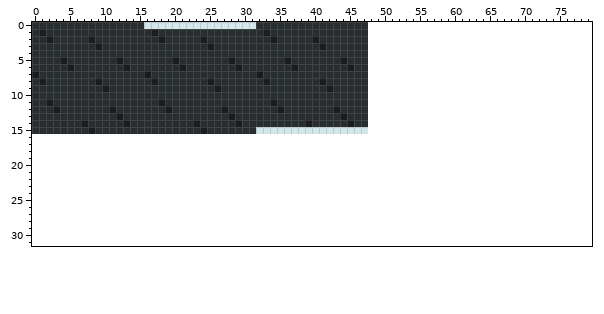
Pixel-art file: sprites/map/roadTiles.aseprite. The first picture shows the starting point.
48x16 pixels, 1 frame. The old version is drawn lined up with the new one, on the new canvas.
New version:
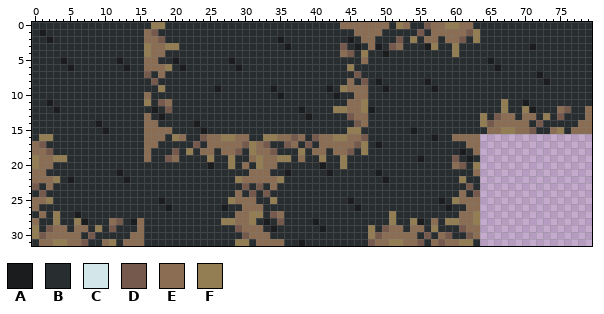
Palette (. is transparent): A #1b1c1e  B #282d30  C #d3e6e9  D #75594c  E #8a6d52  F #937d53
Diff:
canvas 48x16 -> 80x32
@@ x 0..79 @@
- 0 BBBBBBBBBBBBBBBBCCCCCCCCCCCCCCCCBBBBBBBBBBBBBBBB................................
- 1 BABBBBBBBBBBBBBBBABBBBBBBBBBBBBBBABBBBBBBBBBBBBB................................
- 2 BBABBBBBABBBBBBBBBABBBBBABBBBBBBBBABBBBBABBBBBBB................................
- 3 BBBBBBBBBABBBBBBBBBBBBBBBABBBBBBBBBBBBBBBABBBBBB................................
- 4 BBBBBBBBBBBBBBBBBBBBBBBBBBBBBBBBBBBBBBBBBBBBBBBB................................
- 5 BBBBABBBBBBBABBBBBBBABBBBBBBABBBBBBBABBBBBBBABBB................................
- 6 BBBBBABBBBBBBABBBBBBBABBBBBBBABBBBBBBABBBBBBBABB................................
- 7 ABBBBBBBBBBBBBBBABBBBBBBBBBBBBBBABBBBBBBBBBBBBBB................................
- 8 BABBBBBBBABBBBBBBABBBBBBBABBBBBBBABBBBBBBABBBBBB................................
- 9 BBBBBBBBBBABBBBBBBBBBBBBBBABBBBBBBBBBBBBBBABBBBB................................
-10 BBBBBBBBBBBBBBBBBBBBBBBBBBBBBBBBBBBBBBBBBBBBBBBB................................
-11 BBABBBBBBBBBBBBBBBABBBBBBBBBBBBBBBABBBBBBBBBBBBB................................
-12 BBBABBBBBBBABBBBBBBABBBBBBBABBBBBBBABBBBBBBABBBB................................
-13 BBBBBBBBBBBBABBBBBBBBBBBBBBBABBBBBBBBBBBBBBBABBB................................
-14 BBBBBBBABBBBBABBBBBBBBBABBBBBABBBBBBBBBABBBBBABB................................
-15 BBBBBBBBABBBBBBBBBBBBBBBABBBBBBBCCCCCCCCCCCCCCCC................................
-16 ................................................................................
-17 ................................................................................
-18 ................................................................................
-19 ................................................................................
-20 ................................................................................
-21 ................................................................................
-22 ................................................................................
-23 ................................................................................
-24 ................................................................................
-25 ................................................................................
-26 ................................................................................
-27 ................................................................................
-28 ................................................................................
-29 ................................................................................
-30 ................................................................................
-31 ................................................................................
+ 0 BBBBBBBBBBBBBBBBBFFBBBBBBBBBBBBBBBBBBBBBBBBBEEEEEEEBFEBBDEEFFEEBBBBBBBBBBBBBBBBB
+ 1 BABBBBBBBBBBBBBBEDBBBBBBBBBBBBBBBBBBBBBBBBBBBBEEEEBBBBBDBEEEEEDFBBBBBBBBBBBBBBBB
+ 2 BBABBBBBBBBBBBBBEEDBBBBBBBBBBBBBBBBABBBBBBBBBABEEBBBDBFBEEBEEDBFBBBBBBBBBBBBBBBB
+ 3 BBBBBBBBBBBBBBBBFEEFFBBBBBBBBBBBBBBBABBBBBBBDBABEABDEBBBAFBBFBBBBBBBBBBABBBBBBBB
+ 4 BBBBBBBBBBBBBBBBFEEBBBBBBBBBBBBBBBBBBBBBBBBBEDBFBBABBBBBBBBBFBBBBBBBBBBBBBBBBBBB
+ 5 BBBBABBBBBBBABBBEEBBABBBBBBBABBBBBBBBBBBBBBBBBBEBBBBBBBBBBBBBBBBBABBBBBBBBBBBBBB
+ 6 BBBBBABBBBBBBABBEEEFBABBBBBBBABBBBBBBBBBBBBBBFBBBBBBBBBBBBBBBBBBBBABBBBBBBBBBBBB
+ 7 BBBBBBBBBBBBBBBBDBEBBBBBBBBBBBBBBBBBBBBBBBBBBBDBBBBBBBBBBBBBBBBBBBBBBBBBABBBBBBB
+ 8 BBBBBBBBBBBBBBBBBDBBBBBBBBBBBBBBBBBBBBBBBBBBBEBDBABBBBBBABBBBBBBBBBBBBBBBABBBBBB
+ 9 BBBBBBBBBBBBBBBBBBFBBBBBBBABBBBBBBABBBBBBBABFEEEBBABBBBBBABBBBBBBBBBBBBBBBBBBBBB
+10 BBBBBBBBBBBBBBBBEBBBBBBBBBBBBBBBBBBABBBBBBBABBEEBBBBBBBBBBBBBBBBBBBBBBBBBBBBBBBB
+11 BBABBBBBBBBBBBBBFBDEBBBBBBBBBBBBBBBBBBBBBBBBBEEFBBBBBBBBBBBBBBBBBBBFBBABBBBBBBBB
+12 BBBABBBBBBBBBBBBBABDBBBBBBBBBBBBBBBBBBABBBBFFEEFABBBBBBBBBBBBBBBBBBFBBFABBBEDBBE
+13 BBBBBBBBBBBBBBBBEBABBBBBBBBBBBBBBBBBBBBABBBBBDEEBBBBBBBBBBBBBBBBFBDEEBEEBFBDBBBE
+14 BBBBBBBBBABBBBBBEEBBBBBABBBBBBBBBBBBBBBBBBBBBBDEBBBBBBBBBBBBBBBBFDEEEEEBDBBBBBEE
+15 BBBBBBBBBBABBBBBEEEEBBBBABBBBBBBBBBBBBBBBBBBBFFBBBBBBBABBBBBBBBBBEEFFEEDBBEFBEEE
+16 BFFBBBBBBBBBBBBBEEEBFEBBDEEFFEEBBFFEEDEBDEEFFEEDBBBBBBBBBABBEEEE................
+17 EDBBBBBBBBBBBBBBEEBBBBBDBEEEEEDFEDBBDEBDBEEEEEDFBABBBBBBBBBBBBEE................
+18 EEDBBBBBBBBBBBBBEBBBDBFBEEBEEDBFEEDBBBFBEEBEEDBFBBBBBBBBBBBBBABE................
+19 FEEFFBBBBBBBBBBBEBBDEBBBBFBBFBBEFEEFFBEBBFBBFBBBBBBBBBBABBBBDBAB................
+20 FEEBBBBBBBBBBBBBBBBBBBBBBABBFBEBFEEBBBBBBABBFBBBBBBBBBBBBBBBEDBF................
+21 EEBBBBBBBBBBABBBBBBBBBBBBBBBBBBEEEBBABBBBBABBBBBBABBBBBBBBBBBBBE................
+22 EEEFBABBBBBBBABBBBBBBBBBBBBBBFEEEEEFBBBBBBBBBBBBBBABBBBBBBBBBFBB................
+23 DBEBBBBBBBBBBBBBBBBBBBBBBBBBBBDBDBEBBBBBBBBBBBBBBBBBBBBBBBBBBBDB................
+24 BDBBBBBBBBBBBBBBBBBBBBBBBBBBBEBDBDBBBBBBBBBBBBBBBBBBBBBBBBBBBEBD................
+25 EEFBBBBBBBBBBBBBBBABBBBBBBBBFEEEBBFBBBBBBBBBBABBBBBBBBBBBBABFEEE................
+26 EBBBBBBBBBBBBBBBBBBABBBBBBBABBEEEBBBBBBBBBBBBBABBBBBBBBBBBBABBEE................
+27 BEBFBBABBBBBBBBBBBBBBBBBBBBBBEEFFBDEBBBBBBBBBBBBBBBFBBBBBBBBBEEF................
+28 EBBFBBFABBBEDBAEBBBBBBBBBBBFFEEFBABDBBBBABBBBBBBBBBFBBFABEBFFEEF................
+29 FBDEEBEEBFBDBBBEBBBBBBBBBBBBBDEEEBABBBBBBABBBBBBFBDEEBEEBFBBBDEE................
+30 FDEEEEEBDBBBBBEEBBBBBBBBBBBBBBDEEEBBBBBBBBBBBBBBFDEEEEEBDBEDBBDE................
+31 BEEFFEEDBBEFBEEEBBBBBBBBBBBBBFFBEEEEBBABBBBBBBBBDEEFFEEDBEDEEFFB................
Boxes around the changes in both pictures, in picture pixels (x1, y1, x2, y2):
changed: (32, 22, 592, 246)
